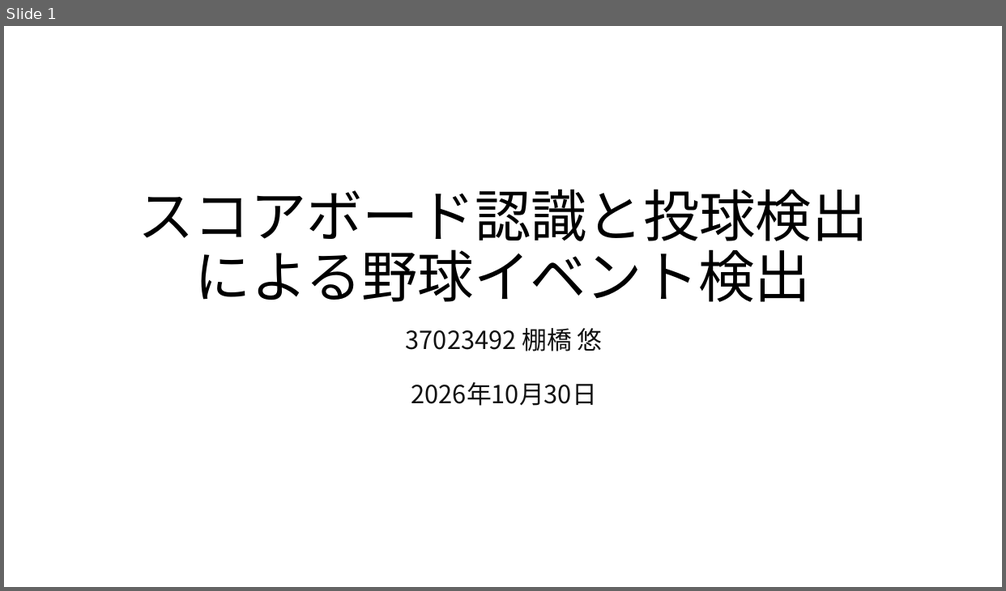
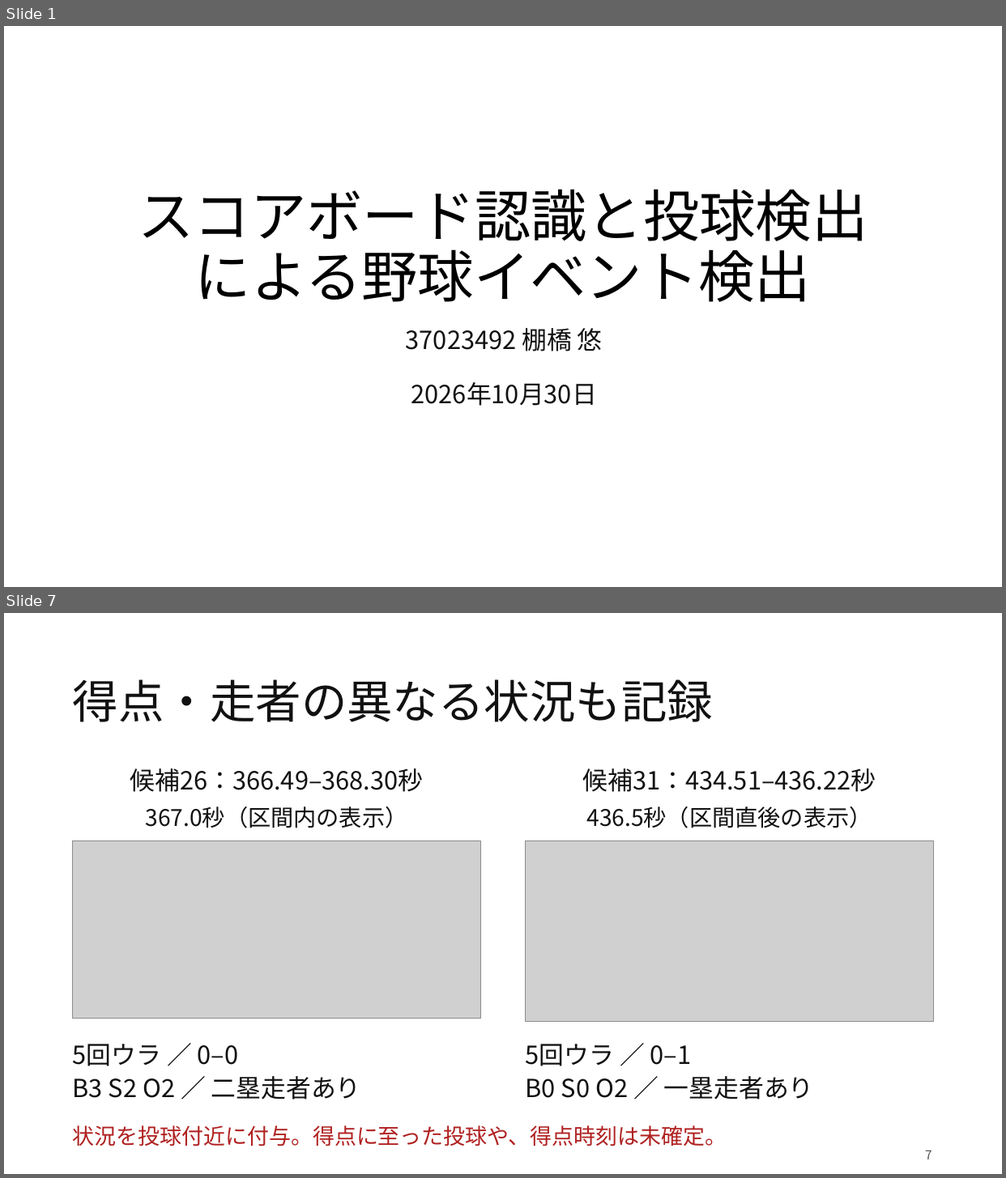
Before and after one commit to Yu-Tanahashi1226/----B-py, a slide deck: presentations/20261030/M棚橋261030.pptx. Shown one above the other, each under a label of ours: slide 1 before the commit, slides 1 and 7 after it; the slides between them are not shown. The pictures are 1006x591 and 1006x1178 pixels, drawn with LibreOffice and Linux fonts; fonts in the diff are those of the drawing; grey boxes stand for pictures. Boxes give left, top, right and bottom in pixels: in the first picture for what was removed or moved away, otherwise in the second. Text is boxed around its words. In the diff, an @@ line names an element or a change of style, - is before the commit and + after.

```diff
--- a/presentations/20261030/M棚橋261030.pptx
+++ b/presentations/20261030/M棚橋261030.pptx
@@ slide 7 added at [4,613,1002,1174], background #FFFFFF @@
@@ title added at [73,679,713,722], 44 pt, text #111111 @@
+得点・走者の異なる状況も記録
@@ text added at [130,769,424,792], 24 pt, text #111111 @@
+候補26：366.49–368.30秒
@@ text added at [583,769,876,792], 24 pt, text #111111 @@
+候補31：434.51–436.22秒
@@ text added at [146,807,408,828], 22 pt, text #111111 @@
+367.0秒（区間内の表示）
@@ text added at [586,807,872,828], 22 pt, text #111111 @@
+436.5秒（区間直後の表示）
@@ picture added at [73,841,481,1019] @@
@@ picture added at [526,841,934,1022] @@
@@ text added at [73,1044,361,1100], 24 pt, text #111111 @@
+5回ウラ ／ 0–0
+B3 S2 O2 ／ 二塁走者あり
@@ text added at [526,1044,814,1100], 24 pt, text #111111 @@
+5回ウラ ／ 0–1
+B0 S0 O2 ／ 一塁走者あり
@@ text added at [73,1126,727,1147], 21 pt, text #B02121 @@
+状況を投球付近に付与。得点に至った投球や、得点時刻は未確定。
@@ text added at [925,1150,932,1160], 12 pt, text #555555 @@
+7
```
Also in this commit, not shown: 3 slides changed, 8 other slides added, 8 slides removed, 9 other files.
